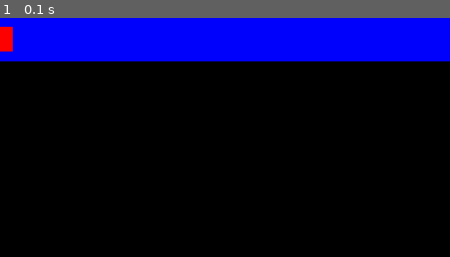
Above: before the commit, frame 1.
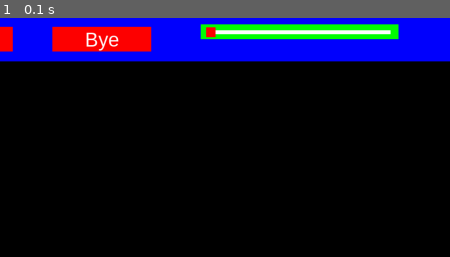
Above: after the commit, the same moment.

Repository: SimonXVB/Pixit
Game: pygame game, started from main.py
The game is run twice, just before and just after one commit, with the same random seed, the same clock (stepped at 60 frames per second) and the same inputs.
Inputs:
- Up to frame 1 (0.1 s): no input
The pictures show only the part of the screen within x 11-61%, y 0-50%; the shares and areas given below are measured in that part.

The runs differ from the first frame. In frame 1, 5.4% of the frame differs, in the area x 11-89%, y 2-15%.

Commit message:
added slider ui element

Diff:
--- a/Toolbar/Classes/button.py
+++ b/Toolbar/Classes/button.py
@@ -2,22 +2,28 @@
 from typing import TYPE_CHECKING
 
 if TYPE_CHECKING:
-    import toolbar
+    from Toolbar.toolbar import Toolbar
+    from collections.abc import Callable
 
 class Button:
-    def __init__(self, toolbar: "toolbar.Toolbar", width: int, height: int, pos_x: int, pos_y: int, text: str) -> None:
+    def __init__(self, toolbar: "Toolbar", width: int, height: int, pos_x: int, pos_y: int, text: str, event: "Callable[[], None]") -> None:
         self.toolbar = toolbar
+
+        self.button: pygame.Surface | None = None
 
         self.width: int = width
         self.height: int = height
         self.pos_x: int = pos_x
         self.pos_y: int = pos_y
 
-        self.clicked = False
+        self.text = text
+        self.event = event
 
-        self.text = text
+        self.update()
 
     def update(self):
+        assert self.toolbar.toolbar_surface
+
         self.button = pygame.Surface((self.width, self.height))
         self.button.fill("red")
 
@@ -25,16 +31,14 @@
         center = font.get_rect(center=(self.width / 2, self.height / 2))
 
         self.button.blit(font, center)
-
-        assert self.toolbar.toolbar_surface
         self.toolbar.toolbar_surface.blit(self.button, (self.pos_x, self.pos_y))
 
     def collision(self):
+        assert self.button
+
         button_rect = self.button.get_rect(topleft = (self.pos_x, self.pos_y))
         return button_rect.collidepoint(pygame.mouse.get_pos())
 
     def click(self):
         if not self.collision(): return
-
-        print("click")
-        print("")
+        self.event()
--- /dev/null
+++ b/Toolbar/Classes/slider.py
@@ -0,0 +1,85 @@
+import pygame
+from typing import TYPE_CHECKING
+
+if TYPE_CHECKING:
+    from Toolbar.toolbar import Toolbar
+    from collections.abc import Callable
+
+class Slider:
+    def __init__(self, toolbar: "Toolbar", width: int, height: int, pos_x: int, pos_y: int, event: "Callable[[], None]") -> None:
+        self.toolbar = toolbar
+
+        self.slider: pygame.Surface | None = None
+        self.track_container: pygame.Surface | None = None
+        self.thumb: pygame.Surface | None = None
+
+        self.width: int = width
+        self.height: int = height
+        self.pos_x: int = pos_x
+        self.pos_y: int = pos_y
+
+        self.is_moving = False
+
+        self.event = event
+
+        self.update()
+
+    def update(self, thumb_value: float = 0):
+        assert self.toolbar.toolbar_surface
+
+        self.slider = pygame.Surface((self.width, self.height))
+        self.slider.fill("green")
+
+        track_container = pygame.Surface((self.width * 0.95, self.height * 0.7))
+        track_container_center = track_container.get_rect(center=(self.width / 2, self.height / 2))
+        track_container.fill("green")
+
+        track = pygame.Surface((track_container.get_width() * 0.97, track_container.get_height() * 0.4))
+        track_center = track.get_rect(center=(track_container.get_width() / 2, track_container.get_height() / 2))
+        track.fill("white")
+
+        lower_limit = ((track_container.get_width() * 0.05) / 2) / track_container.get_width()
+        upper_limit = 1 - (((track_container.get_width() * 0.05) / 2) / track_container.get_width())
+
+        if thumb_value >= upper_limit: thumb_value = upper_limit
+        if thumb_value <= lower_limit: thumb_value = lower_limit
+
+        thumb = pygame.Surface((track_container.get_width() * 0.05, track_container.get_height()))
+        thumb_position = thumb.get_rect(center=(track_container.get_width() * thumb_value, track_container.get_height() / 2))
+        thumb.fill("red")
+
+        track_container.blit(track, track_center)
+        track_container.blit(thumb, thumb_position)
+
+        self.slider.blit(track_container, track_container_center)
+        self.toolbar.toolbar_surface.blit(self.slider, (self.pos_x, self.pos_y))
+
+        self.track_container = track_container
+        self.thumb = thumb
+
+    def track_collision(self):
+        assert self.track_container
+
+        track_rect = self.track_container.get_rect(topleft = (self.pos_x, self.pos_y))
+        return track_rect.collidepoint(pygame.mouse.get_pos())
+
+    def begin_move(self):
+        if self.track_collision() and not self.is_moving:
+            self.is_moving = True
+
+    def end_move(self):
+        self.is_moving = False
+
+    def set_value(self):
+        if not self.is_moving: return
+
+        assert self.slider
+        assert self.track_container
+
+        track_left_pos = self.pos_x + ((self.slider.get_width() - self.track_container.get_width()) / 2)
+        track_right_pos = track_left_pos + self.track_container.get_width()
+
+        value = (pygame.mouse.get_pos()[0] - track_left_pos) / (track_right_pos - track_left_pos)
+
+        self.update(value)
+        self.toolbar.update()
--- a/Toolbar/toolbar.py
+++ b/Toolbar/toolbar.py
@@ -1,6 +1,7 @@
 import pygame
 from typing import TYPE_CHECKING
 from Toolbar.Classes.button import Button
+from Toolbar.Classes.slider import Slider
 
 if TYPE_CHECKING:
     import main
@@ -9,21 +10,30 @@
     def __init__(self, main: "main.Main") -> None:
         self.main = main
 
-        self.toolbar_surface: pygame.Surface | None = None
-
-        self.button = Button(self, 200, 50, 20, 30, "Hello")
-
-        self.init()
-
-    def init(self):
-        self.toolbar_surface = pygame.Surface((self.main.window.get_width(), 100))
+        self.toolbar_surface: pygame.Surface | None = pygame.Surface((self.main.window.get_width(), 100))
         self.toolbar_surface.fill("blue")
 
-        self.button.update()
+        self.buttons = {
+            "button": Button(self, 200, 50, 20, 30, "Hello", lambda: print("button test")),
+            "button1": Button(self, 200, 50, 300, 30, "Bye", lambda: print("button test1"))
+        }
 
+        self.slider = Slider(self, 400, 30, 600, 25, lambda: print("slider test"))
+
+        self.update()
+
+    def update(self):
+        assert self.toolbar_surface
         self.main.window.blit(self.toolbar_surface, (0, 0))
 
     def event_poll(self, events):
         for event in events:
             if event.type == pygame.MOUSEBUTTONDOWN:
-                self.button.click()
+                for element in self.buttons.values():
+                    element.click()
+
+                self.slider.begin_move()
+            elif event.type == pygame.MOUSEMOTION:
+                self.slider.set_value()
+            elif event.type == pygame.MOUSEBUTTONUP:
+                self.slider.end_move()
